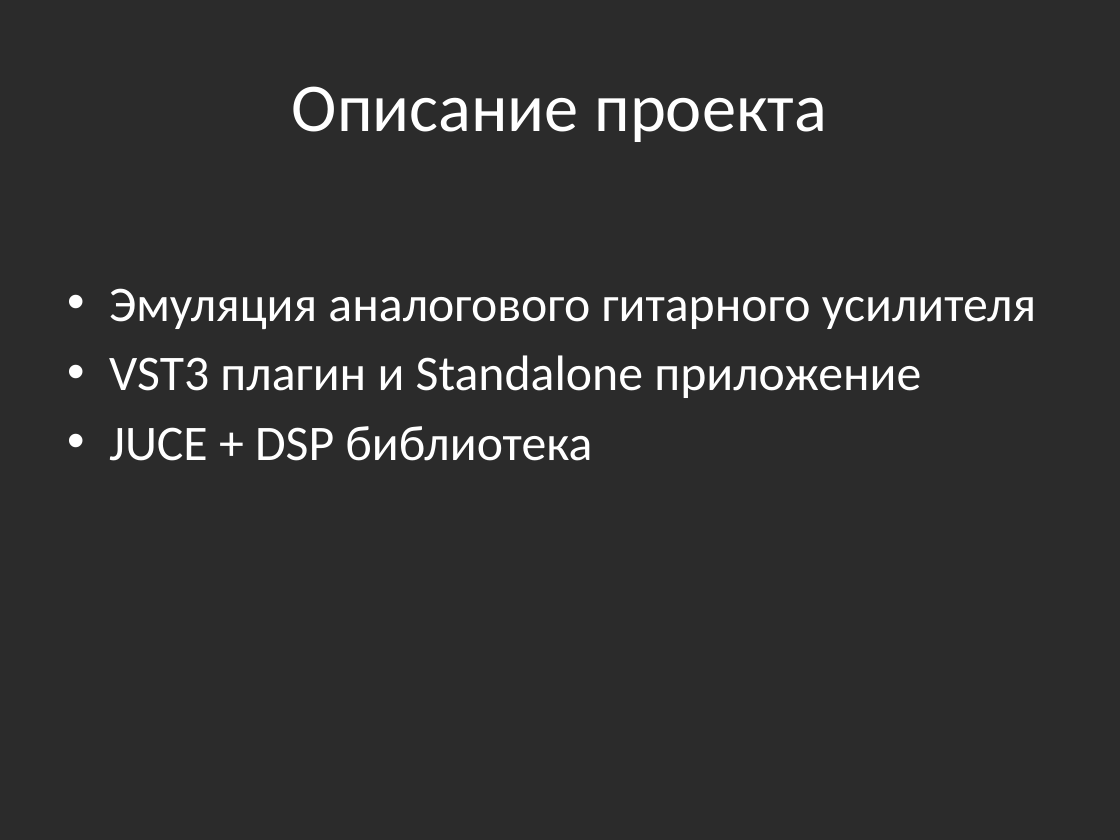
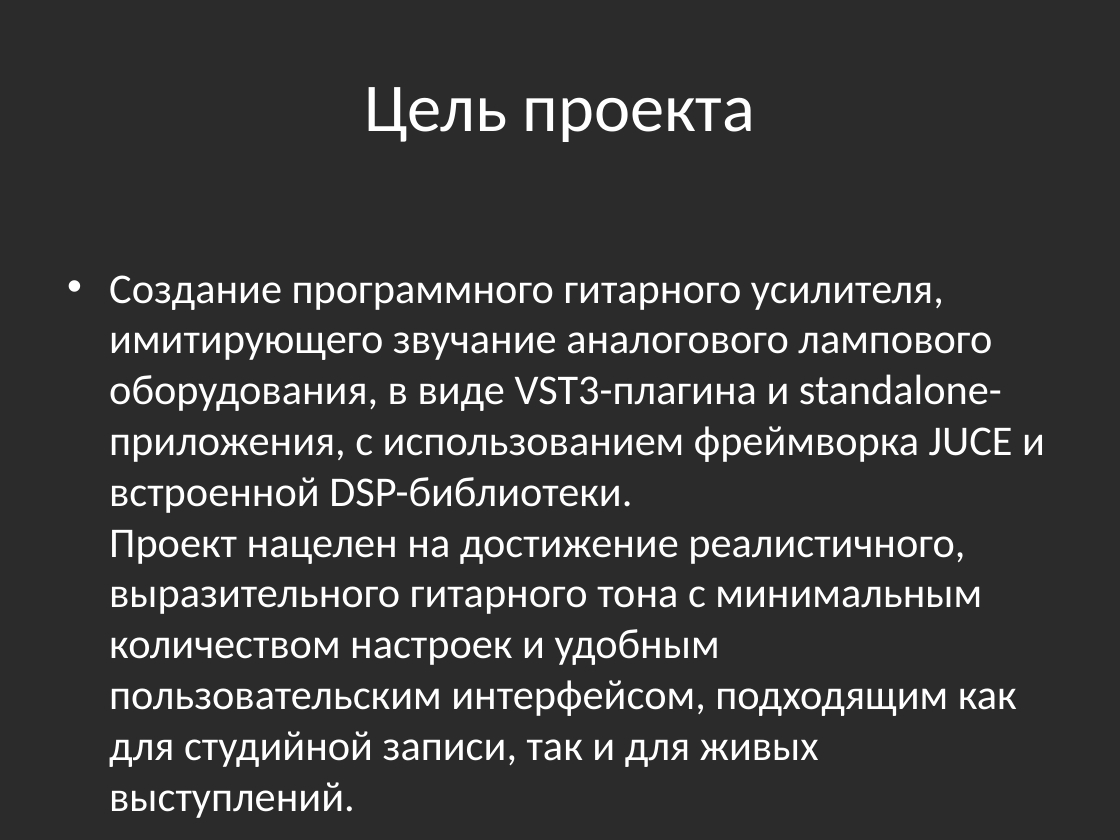
Before and after one commit to KeHT-B-baGazhHNke/JuceAudioPluginTemplate-main, a slide deck: slide 2 of Guitar_Amp_Emulation.pptx. Drawn at 1120x840 pixels with LibreOffice and Linux fonts; fonts in the diff are those of the drawing; background and template pictures are left out; a plain dark background stands for a picture behind light text. Boxes give left, top, right and bottom in pixels: in the first picture for what was removed or moved away, otherwise in the second. Text is boxed around its words. In the diff, an @@ line names an element or a change of style, - is before the commit and + after.

```diff
--- a/Guitar_Amp_Emulation.pptx
+++ b/Guitar_Amp_Emulation.pptx
@@ title at (364,87,756,142): text changed @@
-Описание проекта
+Цель проекта
@@ text at (109,275,1045,767): text changed; size 32 to 27.2 pt @@
-• Эмуляция аналогового гитарного усилителя
-• VST3 плагин и Standalone приложение
-• JUCE + DSP библиотека
+• Создание программного гитарного усилителя, имитирующего звучание аналогового лампового оборудования, в виде VST3-плагина и standalone-приложения, с использованием фреймворка JUCE и встроенной DSP-библиотеки.
+  Проект нацелен на достижение реалистичного, выразительного гитарного тона с минимальным количеством настроек и удобным пользовательским интерфейсом, подходящим как для студийной записи, так и для живых выступлений.
```
Also in this commit, not shown: 2 other slides changed, 1 slide added, 1 slide removed.
